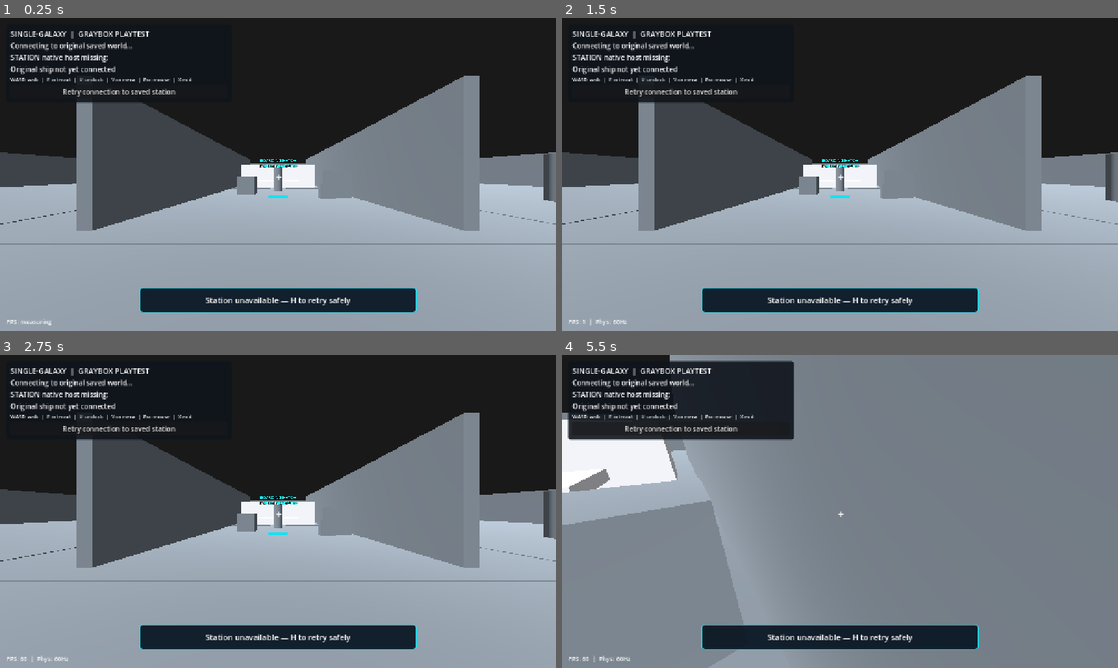
Above: before the commit, frames 1-4 (two rows, left to right).
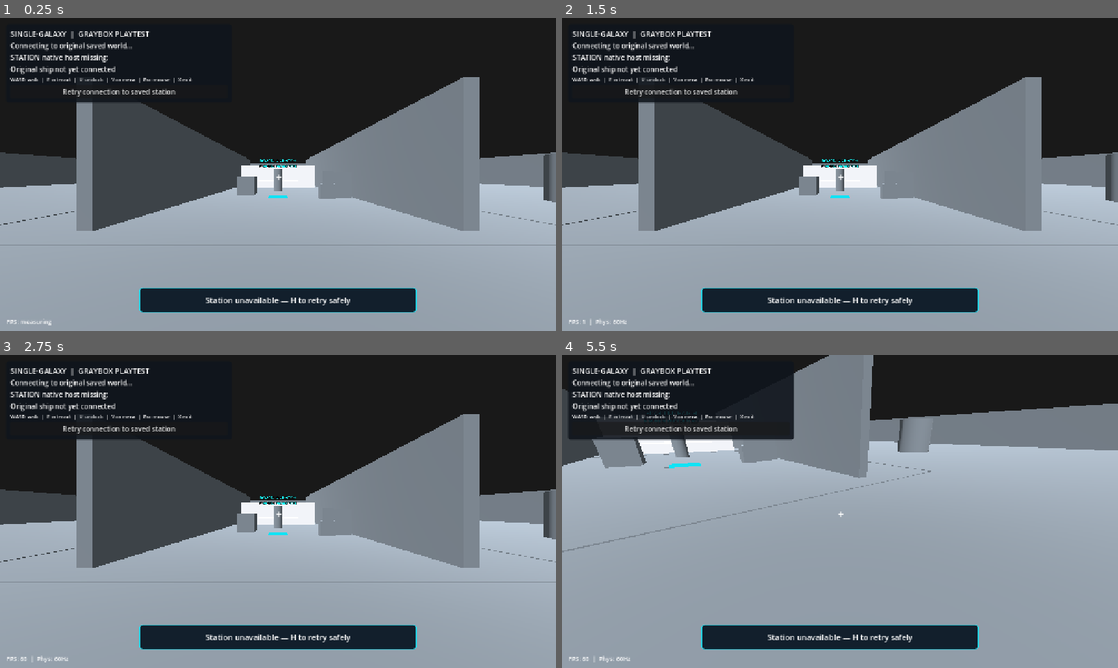
Above: after the commit, the same moments.

Repository: vjmichael/Single-galaxy
Game: Godot game, scene res://world/main.tscn
The game is run twice, just before and just after one commit, with the same random seed, the same clock (stepped at 60 frames per second) and the same inputs.
Inputs (mouse positions are in pixels of both pictures, inside the frame that each line leads up to):
- Up to frame 1 (0.25 s): no input
- Up to frame 2 (1.5 s): click "Retry connection to saved sta…" at 0.5 s; click "Retry connection to saved sta…" at 1.25 s
- Up to frame 3 (2.75 s): click "Retry connection to saved sta…" at 2 s
- Up to frame 4 (5.5 s): tap Enter at 2.75 s; move the mouse to (867, 511) at 2.77 s; hold W (fps_forward) from 2.78 s (still down); tap E (fps_inspect) at 2.85 s; click (867, 511) at 2.92 s; tap Space (fps_jump) at 3.02, 3.77, 5.27 s; move the mouse to (812, 511) at 3.52 s; tap Shift (fps_run) at 3.6 s; move the mouse to (851, 505) at 4.27 s; tap G (ship_dock) at 4.35 s; move the mouse to (834, 517) at 5.02 s; tap U (ship_undock) at 5.1 s; click (834, 517) at 5.17 s

The runs differ from the first frame. In frame 1, 1.1% of the frame differs, in the area x 0-100%, y 18-73%; in frame 2, 1.1%; in frame 3, 1.1%; in frame 4, 65%, in the area x 0-100%, y 0-100%.

Commit message:
FP3D-UX-03 [skip ci]: never fall back to fake local walking after native error; show verified station/boarding connection status

Diff:
--- a/desktop_godot/world/main.gd
+++ b/desktop_godot/world/main.gd
@@ -589,7 +589,10 @@
 		native_player_session.start(save_override)
 	# If launching the replacement failed, do not keep an inert authority lock.
 	if is_instance_valid(player) and not native_station_session.is_active() and not native_player_session.is_active():
-		player.use_native_authority(false)
+		# Standalone never falls back to a fake freely walking local avatar
+		# after failed native startup. In isolated script-only tests, the
+		# original local-preview behavior remains explicit.
+		player.use_native_authority(_player_session_autoconnect)
 
 func _unhandled_input(event: InputEvent) -> void:
 	if event is InputEventKey and event.pressed and not event.echo and event.keycode == KEY_F11:
@@ -663,7 +666,7 @@
 	if is_instance_valid(player):
 		# Keep local unjournaled walking disabled during a protected role
 		# handoff or while the native cockpit owns this saved world.
-		player.use_native_authority(connected or not _handoff_target.is_empty() or (native_player_session != null and native_player_session.is_active()))
+		player.use_native_authority(_player_session_autoconnect or connected or not _handoff_target.is_empty() or (native_player_session != null and native_player_session.is_active()))
 	if is_instance_valid(scope_label):
 		scope_label.text = "NATIVE STATION — WAITING FOR ORIGINAL PERSON" if connected else "STATION NATIVE DISCONNECTED"
 
@@ -787,6 +790,8 @@
 	_station_connection_failure = ""
 	if is_instance_valid(retry_station_button):
 		retry_station_button.visible = false
+	if is_instance_valid(scope_label):
+		scope_label.text = "STATION CONNECTED — ORIGINAL C++ / SQLITE" if last_station_player_state == 4 else "BOARDING CONFIRMED — ORIGINAL C++ / SQLITE"
 	if last_station_player_state != 4:
 		_hide_refinery_terminal()
 	_show_native_location(last_station_player_state == 4)
@@ -822,11 +827,11 @@
 		if is_instance_valid(player) and is_instance_valid(player.camera):
 			player.camera.current = true
 	if is_instance_valid(player):
-		player.use_native_authority(connected)
+		player.use_native_authority(_player_session_autoconnect or connected or (native_station_session != null and native_station_session.is_active()) or not _handoff_target.is_empty())
 	if not connected and is_instance_valid(ship_label):
 		ship_label.text = "SHIP: native host disconnected; previous readout not live"
 	if is_instance_valid(scope_label):
-		scope_label.text = "NATIVE IN-SHIP POSE + ORIGINAL C++ FLIGHT (TEST GEOMETRY)" if connected else "LOCAL MOVEMENT TEST ONLY — NOT CONNECTED TO NATIVE GALAXY"
+		scope_label.text = "NATIVE IN-SHIP POSE + ORIGINAL C++ FLIGHT" if connected else "Native cockpit unavailable — original saved world retained"
 
 func _refresh_native_flight_instruments() -> void:
 	if not is_instance_valid(flight_instrument_label):
